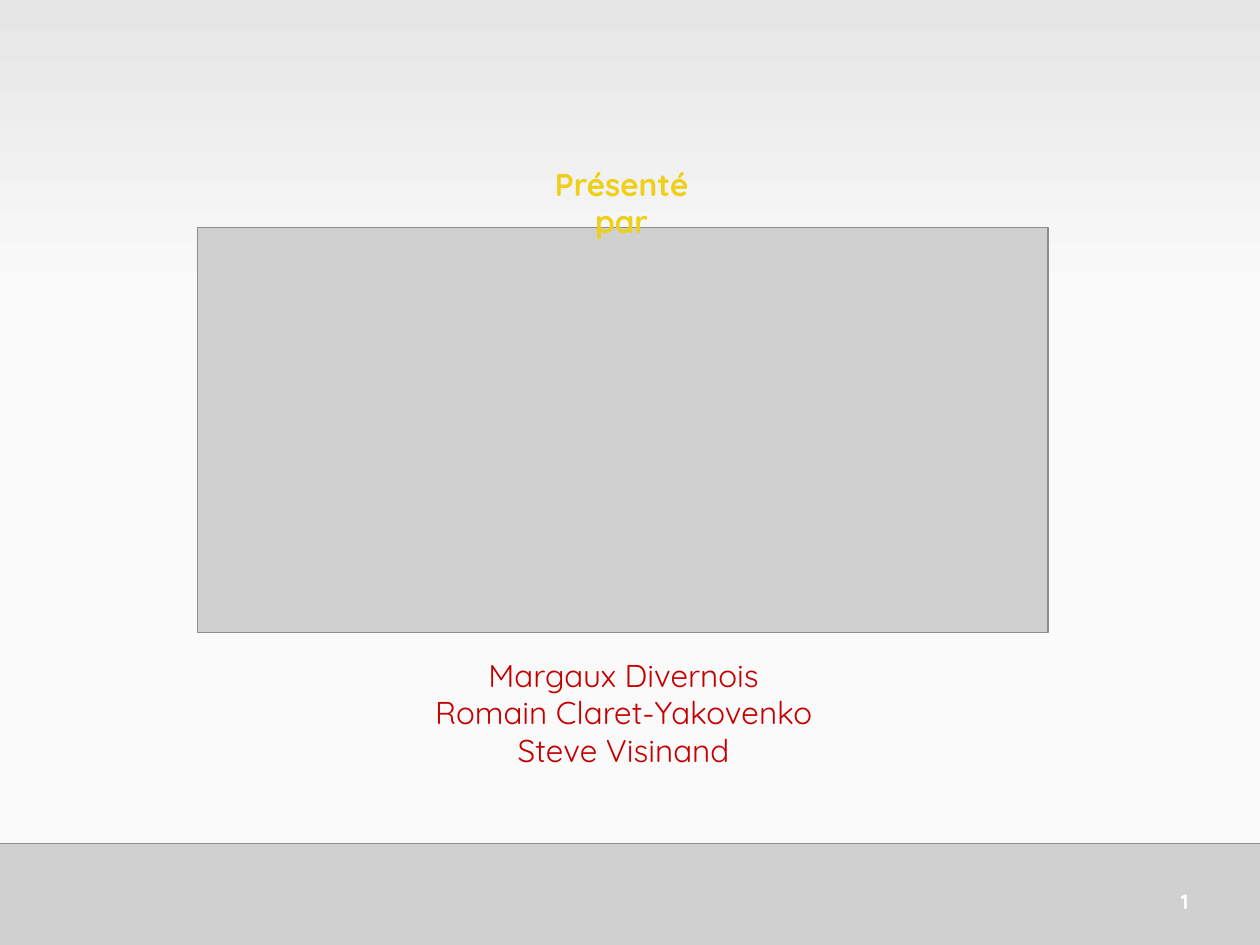
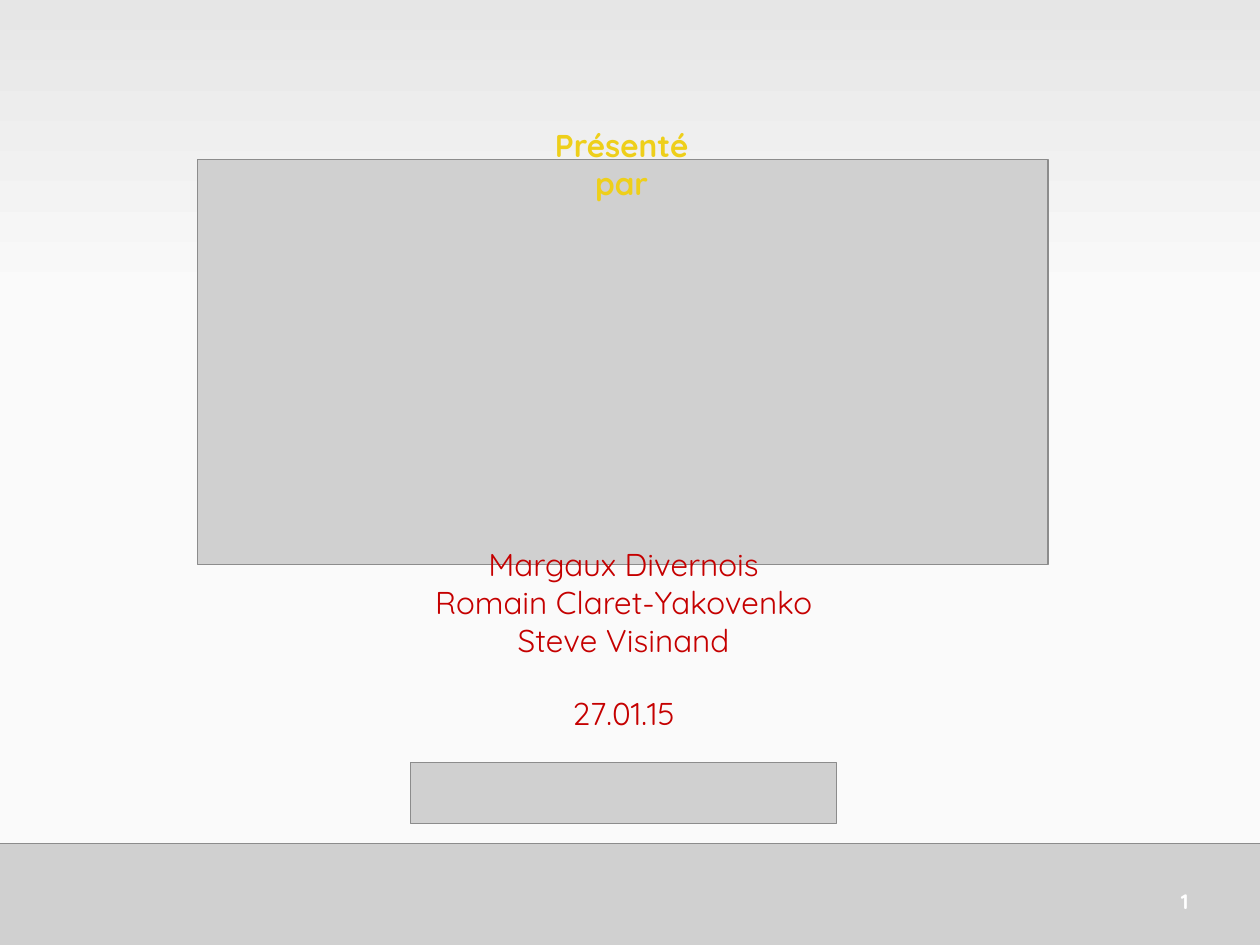
Before and after one commit to HE-ArcSurvivors/james-gouin-v1, a slide deck: slide 2 of Administration/JamesGouinSePresente.pptx. Drawn at 1260x945 pixels with LibreOffice and Linux fonts; fonts in the diff are those of the drawing; grey boxes stand for pictures. Boxes give left, top, right and bottom in pixels: in the first picture for what was removed or moved away, otherwise in the second. Text is boxed around its words. In the diff, an @@ line names an element or a change of style, - is before the commit and + after.

```diff
--- a/Administration/JamesGouinSePresente.pptx
+++ b/Administration/JamesGouinSePresente.pptx
@@ text "Présenté par": place and size @@
-text "Présenté par" at [555,172,688,240]
+text "Présenté par" at [555,133,688,202]
@@ picture: place and size @@
-picture at [198,228,1048,633]
+picture at [198,160,1048,564]
@@ text "Margaux Divernois": place and size @@
-text "Margaux Divernois" at [435,665,812,763]
+text "Margaux Divernois" at [435,554,812,726]
@@ text at [572,702,675,726]: paragraph added @@
+27.01.15
@@ picture added at [411,762,837,823] @@
```
Also in this commit, not shown: 1 other slide changed.
